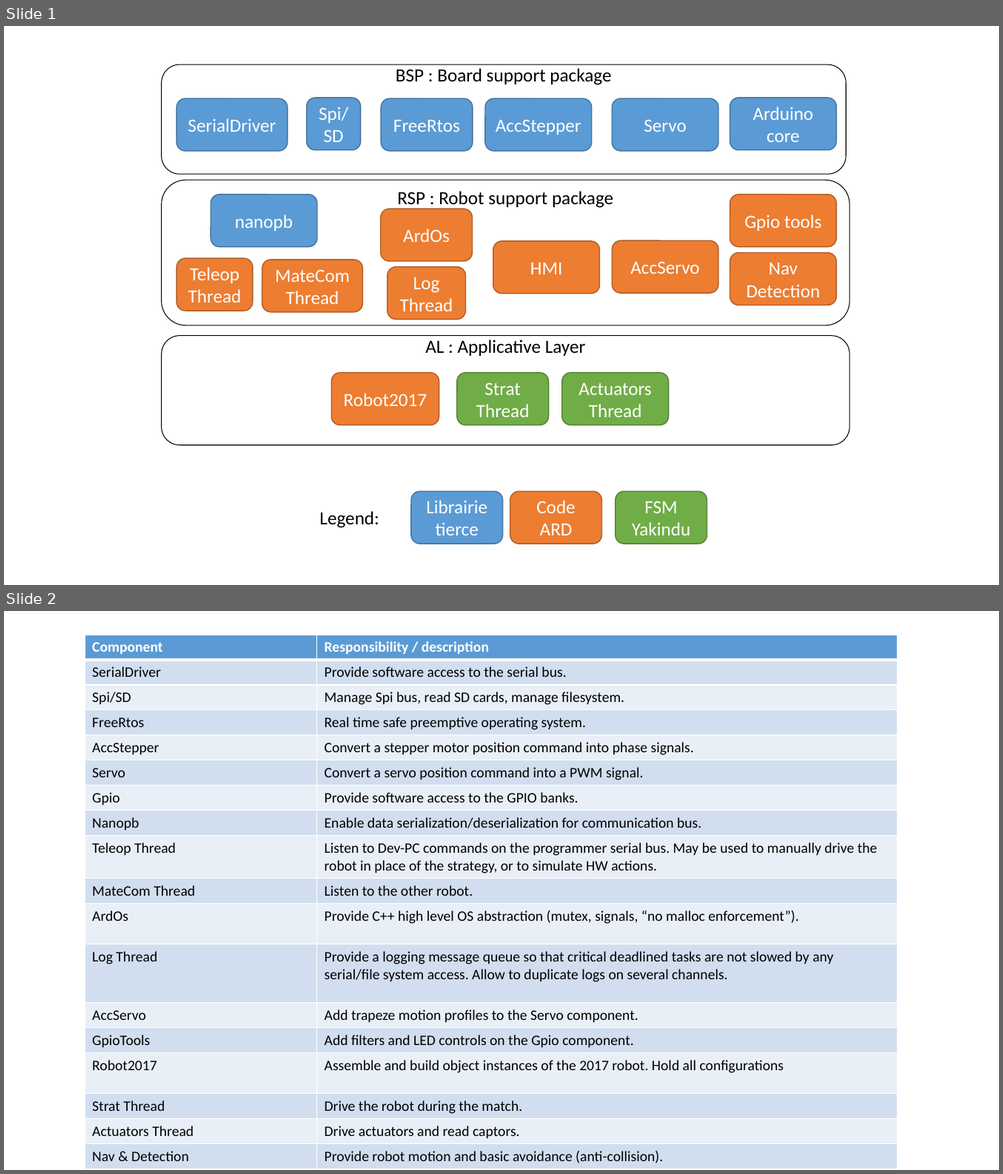
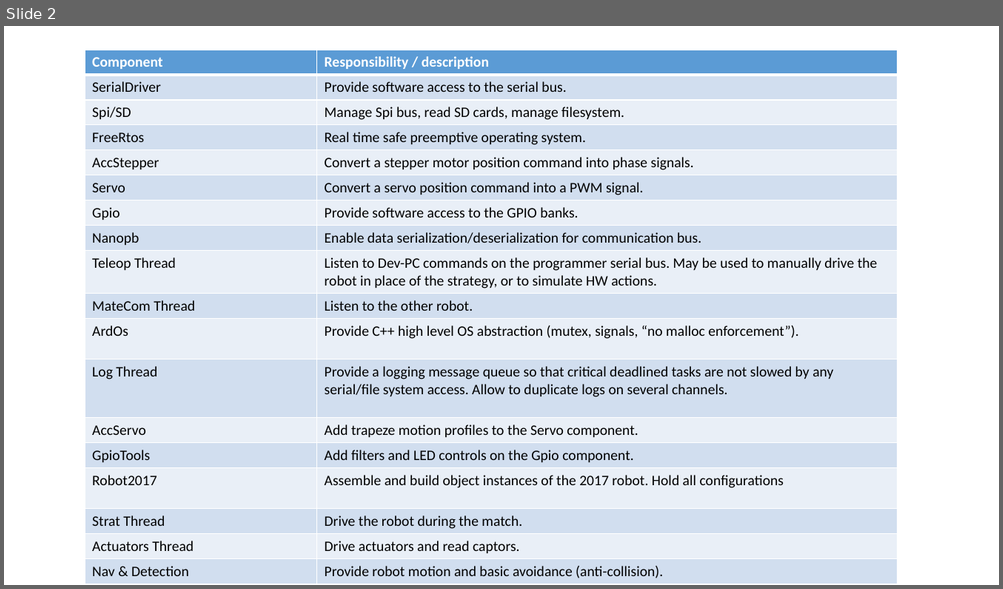
Before and after one commit to wixiw/ard2017, a slide deck: docs/PMI2017_archiSW.pptx. Shown one above the other, each under a label of ours: slides 1 and 2 before the commit, slide 2 after it. The pictures are 1003x1174 and 1003x589 pixels, drawn with LibreOffice and Linux fonts; fonts in the diff are those of the drawing. Boxes give left, top, right and bottom in pixels: in the first picture for what was removed or moved away, otherwise in the second. Text is boxed around its words. In the diff, an @@ line names an element or a change of style, - is before the commit and + after.

```diff
--- a/docs/PMI2017_archiSW.pptx
+++ b/docs/PMI2017_archiSW.pptx
@@ slide 1 removed at box(4, 26, 999, 585), background #FFFFFF @@
@@ rounded rectangle removed at box(162, 64, 845, 175) @@
-BSP : Board support package
@@ rounded rectangle removed at box(176, 99, 287, 150) @@
-SerialDriver
@@ rounded rectangle removed at box(307, 98, 361, 150) @@
-Spi/SD
@@ rounded rectangle removed at box(381, 99, 472, 150) @@
-FreeRtos
@@ rounded rectangle removed at box(485, 99, 592, 150) @@
-AccStepper
@@ rounded rectangle removed at box(612, 99, 719, 150) @@
-Servo
@@ rounded rectangle removed at box(730, 98, 836, 150) @@
-Arduino core
@@ rounded rectangle removed at box(162, 181, 849, 326) @@
-RSP : Robot support package
@@ rounded rectangle removed at box(210, 195, 317, 247) @@
-nanopb
@@ rounded rectangle removed at box(730, 195, 836, 247) @@
-Gpio tools
@@ rounded rectangle removed at box(381, 209, 472, 261) @@
-ArdOs
@@ rounded rectangle removed at box(493, 241, 600, 294) @@
-HMI
@@ rounded rectangle removed at box(612, 241, 719, 293) @@
-AccServo
@@ rounded rectangle removed at box(176, 259, 253, 311) @@
-Teleop
-Thread
@@ rounded rectangle removed at box(262, 260, 363, 312) @@
-MateCom
-Thread
@@ rounded rectangle removed at box(387, 267, 466, 319) @@
-Log
-Thread
@@ rounded rectangle removed at box(730, 253, 836, 305) @@
-Nav
-Detection
@@ rounded rectangle removed at box(162, 335, 849, 446) @@
-AL : Applicative Layer
@@ rounded rectangle removed at box(332, 373, 439, 425) @@
-Robot2017
@@ rounded rectangle removed at box(457, 373, 549, 425) @@
-Strat
-Thread
@@ rounded rectangle removed at box(562, 373, 669, 425) @@
-Actuators
-Thread
@@ rounded rectangle removed at box(412, 491, 504, 544) @@
-Librairie tierce
@@ rounded rectangle removed at box(510, 491, 602, 544) @@
-Code ARD
@@ rounded rectangle removed at box(615, 491, 707, 544) @@
-FSM
-Yakindu
@@ text removed at box(319, 511, 378, 528) @@
-Legend:
```
Also in this commit, not shown: 3 slides added, 16 other files.
